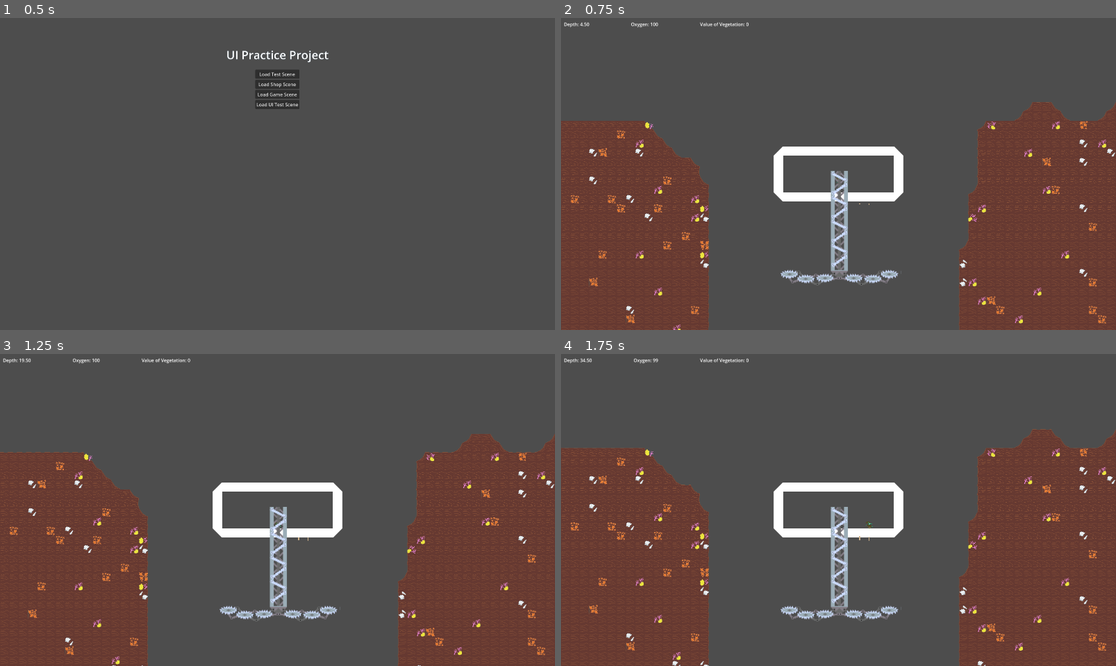
Above: before the commit, frames 1-4 (two rows, left to right).
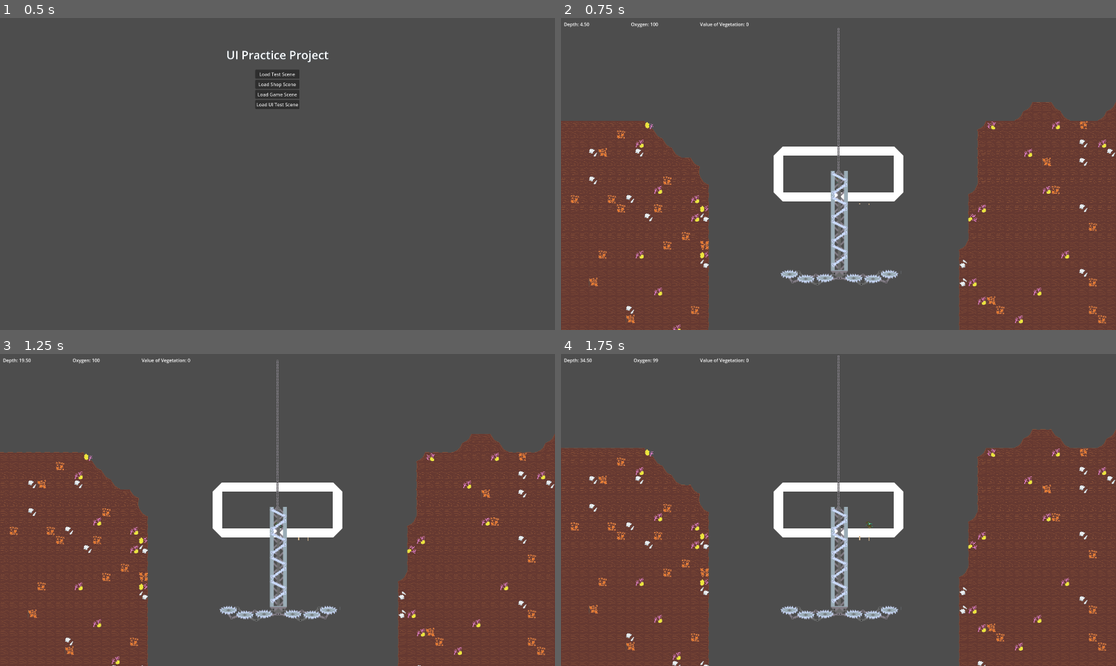
Above: after the commit, the same moments.

Repository: DSurguy/spring-2024-2d-jam
Game: Godot game, scene res://scenes/MainScene/MainScene.tscn
Two runs of this game, one before a commit and one after it. Both use one fixed random seed, a clock stepped at 60 frames per second and the inputs below. Sound files missing from this copy of the repository are replaced by a short silence.
Inputs (mouse positions are in pixels of both pictures, inside the frame that each line leads up to):
- Up to frame 1 (0.5 s): no input
- Up to frame 2 (0.75 s): click "Load Game Scene" at 0.5 s
- Up to frame 3 (1.25 s): no input
- Up to frame 4 (1.75 s): tap Enter (ui_accept) at 1.25, 1.52 s; move the mouse to (960, 494) at 1.27 s; hold D (move_right) from 1.28 s (still down); tap Down (aim_down) at 1.35 s

Frame 1 is identical in both runs. In frame 2, 0.1% of the frame differs, in the area x 49-51%, y 3-50%; in frame 3, 0.1%; in frame 4, 0.1%, in the area x 49-51%, y 0-50%.

Commit message:
Add chain scene

Diff:
--- a/scenes/GameScene/GameScene.tscn
+++ b/scenes/GameScene/GameScene.tscn
@@ -1,12 +1,13 @@
-[gd_scene load_steps=9 format=3 uid="uid://cmj7kchtv06qw"]
+[gd_scene load_steps=10 format=3 uid="uid://cmj7kchtv06qw"]
 
 [ext_resource type="Script" path="res://scenes/GameScene/GameScene.gd" id="1_knlki"]
 [ext_resource type="Script" path="res://scenes/GameScene/GameCamera.gd" id="2_p4bl1"]
 [ext_resource type="PackedScene" uid="uid://d3vhcxq5yx7k" path="res://scenes/GameScene/submarine.tscn" id="3_hsa6m"]
 [ext_resource type="PackedScene" uid="uid://vhgx1tlgboft" path="res://scenes/GameScene/environment.tscn" id="4_5iene"]
-[ext_resource type="PackedScene" path="res://scenes/Audio/Music.tscn" id="7_uyluk"]
+[ext_resource type="PackedScene" uid="uid://2rgbohrumi7m" path="res://scenes/Audio/Music.tscn" id="7_uyluk"]
 [ext_resource type="PackedScene" uid="uid://62n5ao8l72cp" path="res://scenes/Audio/ambience.tscn" id="8_nav1v"]
 [ext_resource type="PackedScene" uid="uid://c2bwsfdj3jefd" path="res://scenes/UI/Level/LevelProgress/LevelProgressUI.tscn" id="9_ej11t"]
+[ext_resource type="PackedScene" uid="uid://dhkojr061kgek" path="res://scenes/GameScene/WinchChain.tscn" id="9_ikbe7"]
 [ext_resource type="PackedScene" uid="uid://bphh0fc1peyxl" path="res://scenes/GameScene/Plants/PlantDirector.tscn" id="10_0vwm8"]
 
 [node name="GameScene" type="Node2D"]
@@ -33,4 +34,11 @@
 
 [node name="Music" parent="." instance=ExtResource("7_uyluk")]
 
+[node name="WinchChain" parent="." node_paths=PackedStringArray("attach_from", "attach_to") instance=ExtResource("9_ikbe7")]
+attach_from = NodePath("../Submarine")
+attach_to = NodePath("../MockWinch")
+
+[node name="MockWinch" type="Node2D" parent="."]
+position = Vector2(0, -500)
+
 [connection signal="death_restart_timeout" from="Submarine" to="." method="_on_submarine_death_restart_timeout"]
--- /dev/null
+++ b/scenes/GameScene/WinchChain.gd
@@ -0,0 +1,8 @@
+extends Node2D
+
+@export var attach_from: Node2D
+@export var attach_to: Node2D
+
+func _process(delta):
+	$Line2D.points[0] = attach_from.position
+	$Line2D.points[1] = attach_to.position
--- /dev/null
+++ b/scenes/GameScene/WinchChain.tscn
@@ -0,0 +1,14 @@
+[gd_scene load_steps=3 format=3 uid="uid://dhkojr061kgek"]
+
+[ext_resource type="Script" path="res://scenes/GameScene/WinchChain.gd" id="1_m78hy"]
+[ext_resource type="Texture2D" uid="uid://cge0vqo64bqvv" path="res://assets/sprites/chain.png" id="2_y3urt"]
+
+[node name="WinchChain" type="Node2D"]
+script = ExtResource("1_m78hy")
+
+[node name="Line2D" type="Line2D" parent="."]
+texture_filter = 1
+texture_repeat = 2
+points = PackedVector2Array(0, 0, 0, -250)
+texture = ExtResource("2_y3urt")
+texture_mode = 1
Binary file added: assets/sprites/chain.png
Not shown, added: assets/sprites/chain.png.import
